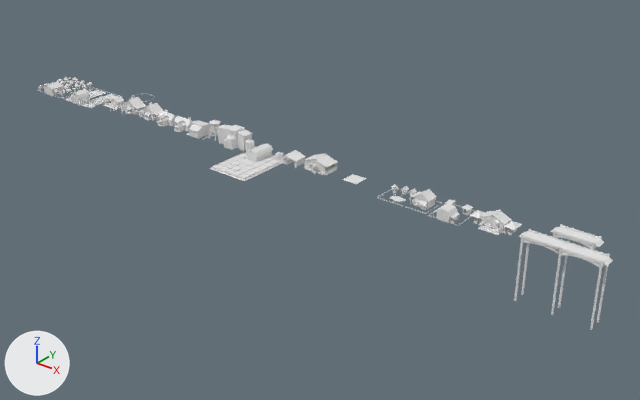
Renders of the FBX model Assets/Art/Meshes/Buildings.fbx from each side of a commit.
Rendered twice from a camera (50 mm lens) standing at (425.0, -269.0, 154.0) and looking at (199.0, 13.0, -21.0). Arrows for +X, +Y and +Z are at lower left; the lights stay in place. Vertices at the same position are counted once.

In view in the first picture: 'Cube.011', 'Farm.001', 'FinalPoint.001', 'Garage.001', 'bridge large .001', 'bridge.001', 'cafe.001', 'chicken farm.001', 'cowshed.001', 'fishLodge.001', 'garden.001', 'house1', 'house1.001', 'house2', 'house2.001', 'lab.001', 'pumping station.001', 'shop1.001', 'water tower.001'.
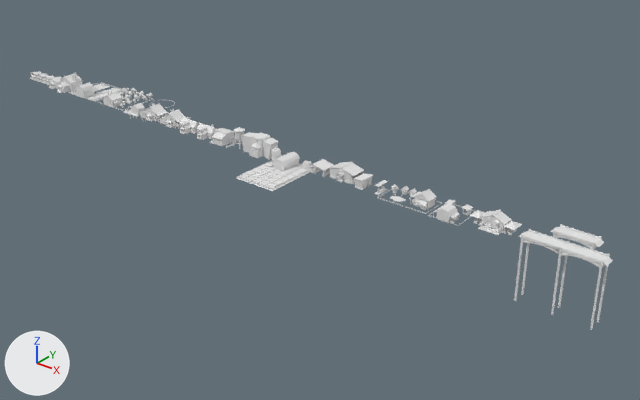
The newer file is also turned or shifted as a whole; pictures and numbers use the older file's frame.

Diff of the bpy script that builds the scene:
```diff
--- a/Assets/Art/Meshes/Buildings.fbx.py
+++ b/Assets/Art/Meshes/Buildings.fbx.py
@@ me_plane_013 @@
-me_plane_013.from_pydata(...)  # 576 vertices, 417 faces; spans x -4.16..3.76, y -3.13..4.01, z -0.11..4.48
+me_plane_013.from_pydata(...)  # 499 vertices, 364 faces; spans x 11.29..19.21, y -3.13..4.01, z -0.11..4.48
+# me_plane_013 part 1: a new loose piece of 219 vertices spanning x 11.29..18.96, y -3.13..4.01, z -0.11..4.48, in mat_mainmat (white #e7e7e7)
+# me_plane_013 part 2: the loose piece of 296 vertices spanning x -4.16..3.51, y -3.13..4.01, z -0.11..4.48 is deleted
 me_plane_013.materials.append(mat_mainmat)
@@ me_cylinder_097 @@
 me_cylinder_097.from_pydata(...)  # 18577 vertices, 19912 faces; spans x -10.8..10.5, y -11.4..10.2, z 0.0..5.9
+# me_cylinder_097 part 3: the whole mesh is moved by (38.5, 8.1, 0.0)
 me_cylinder_097.materials.append(mat_mainmat)
@@ ob_finalpoint_001 @@
-ob_finalpoint_001 = bpy.data.objects.new('FinalPoint.001', me_cube_024)
@@ ob_fishlodge_001 @@
 ob_fishlodge_001 = bpy.data.objects.new('fishLodge.001', me_cube_140)
-ob_fishlodge_001.location = (77.7, 0.0, 0.0)
+ob_fishlodge_001.location = (93.2, 0.0, 0.0)
@@ ob_house1 @@
 ob_house1 = bpy.data.objects.new('house1', me_cube_051)
-ob_house1.location = (126.8, 0.0, 0.0)
+ob_house1.location = (142.3, 0.0, 0.0)
@@ ob_pumping_station_001 @@
 ob_pumping_station_001 = bpy.data.objects.new('pumping station.001', me_cube_047)
-ob_pumping_station_001.location = (137.5, 0.0, 0.0)
+ob_pumping_station_001.location = (153.0, 0.0, 0.0)
@@ ob_shop1_001 @@
 ob_shop1_001 = bpy.data.objects.new('shop1.001', me_cube_025)
-ob_shop1_001.location = (207.7, 0.0, -0.1)
+ob_shop1_001.location = (221.6, 0.0, -0.1)
@@ ob_cube_011 @@
-ob_cube_011 = bpy.data.objects.new('Cube.011', me_cube_228)
@@ ob_house2 @@
 ob_house2 = bpy.data.objects.new('house2', me_cube_078)
-ob_house2.location = (103.8, 0.0, 0.0)
+ob_house2.location = (119.3, 0.0, 0.0)
@@ ob_house2_001 @@
 ob_house2_001 = bpy.data.objects.new('house2.001', me_cube_074)
-ob_house2_001.location = (90.1, 0.0, 0.0)
+ob_house2_001.location = (105.6, 0.0, 0.0)
@@ ob_farm_001 @@
 ob_farm_001 = bpy.data.objects.new('Farm.001', me_plane_012)
-ob_farm_001.location = (182.3, 0.0, 0.0)
+ob_farm_001.location = (197.8, 0.0, 0.0)
@@ ob_house1_001 @@
 ob_house1_001 = bpy.data.objects.new('house1.001', me_cube_075)
-ob_house1_001.location = (115.4, 0.0, 0.0)
+ob_house1_001.location = (130.8, 0.0, 0.0)
@@ ob_water_tower_001 @@
 ob_water_tower_001 = bpy.data.objects.new('water tower.001', me_cylinder_021)
-ob_water_tower_001.location = (147.4, 0.0, 0.0)
+ob_water_tower_001.location = (162.8, 0.0, 0.0)
@@ ob_lab_001 @@
 ob_lab_001 = bpy.data.objects.new('lab.001', me_circle_005)
-ob_lab_001.location = (160.7, 0.0, 0.0)
+ob_lab_001.location = (176.2, 0.0, 0.0)
@@ ob_canning_factory_001 @@
+ob_canning_factory_001 = bpy.data.objects.new('canning factory.001', me_cube_216)  # 895 vertices, 704 faces; spans x -4.94..4.94, y -5.53..8.91, z -0.03..9.14; in mat_mainmat (white #e7e7e7)
+ob_canning_factory_001.location = (36.4, 0.0, 0.0)
@@ ob_car_service_shop @@
+ob_car_service_shop = bpy.data.objects.new('car service shop', me_cube_189)  # 431 vertices, 309 faces; spans x -3.86..3.89, y -4.27..2.65, z 0.02..5.31; in mat_mainmat (white #e7e7e7)
+ob_car_service_shop.location = (27.7, 0.0, 0.0)
@@ ob_gas1_001 @@
+ob_gas1_001 = bpy.data.objects.new('gas1.001', me_cube_028)  # 249 vertices, 206 faces; spans x -7.22..4.85, y -3.6..3.59, z 0.02..4.66; in mat_mainmat (white #e7e7e7)
+ob_gas1_001.location = (237.1, 0.0, 0.0)
@@ ob_car_service @@
+ob_car_service = bpy.data.objects.new('car service', me_cube_188)  # 376 vertices, 272 faces; spans x -8.6..8.7, y -1.9..2.8, z 0.0..4.9; in mat_mainmat (white #e7e7e7)
+ob_car_service.location = (14.9, 0.0, 0.0)
@@ ob_garden_veg @@
+ob_garden_veg = bpy.data.objects.new('garden veg', me_cube_228_1)  # 6068 vertices, 5269 faces; spans x -10.7..10.6, y -3.5..18.2, z -0.2..6.5; in mat_mainmat (white #e7e7e7)
+ob_garden_veg.location = (51.9, 0.0, 0.0)
@@ ob_wheels_002 @@
+ob_wheels_002 = bpy.data.objects.new('wheels.002', me_plane_044)  # 163 vertices, 113 faces; spans x -1.232..-0.448, y -1.408..-0.629, z -0.087..0.526; in mat_mainmat (white #e7e7e7)
+ob_wheels_002.location = (6.0, 0.0, 0.0)
```

Changed parts and their boxes [x1, y1, x2, y2] in the pictures (640 x 400 px):
'Farm.001', moved
    before: [210, 139, 285, 181]
    after: [237, 147, 313, 191]
'lab.001', moved
    before: [216, 125, 252, 151]
    after: [241, 132, 278, 160]
'garden.001', mesh moved
    before: [37, 77, 95, 99]
    after: [95, 88, 154, 111]
'shop1.001', moved
    before: [303, 153, 337, 175]
    after: [329, 162, 364, 184]
'pumping station.001', moved
    before: [186, 120, 213, 138]
    after: [210, 128, 236, 146]
'house2.001', moved
    before: [120, 97, 146, 115]
    after: [141, 103, 168, 122]
'house2', moved
    before: [138, 102, 165, 122]
    after: [159, 109, 187, 129]
'Cube.011', deleted
    before: [63, 88, 123, 108]
'garden veg', added
    after: [68, 82, 122, 101]
'Garage.001', reshaped
    before: [282, 150, 306, 168]
    after: [310, 159, 334, 177]
'house1.001', moved
    before: [157, 110, 177, 127]
    after: [180, 117, 199, 134]
'house1', moved
    before: [173, 116, 192, 132]
    after: [197, 123, 216, 140]
'fishLodge.001', moved
    before: [103, 96, 126, 116]
    after: [124, 103, 146, 122]
'canning factory.001', added
    after: [57, 72, 83, 93]
'gas1.001', added
    after: [354, 173, 388, 195]
'water tower.001', moved
    before: [209, 120, 220, 141]
    after: [233, 127, 245, 149]
'car service', added
    after: [30, 71, 54, 85]
'FinalPoint.001', deleted
    before: [343, 174, 367, 184]
'car service shop', added
    after: [48, 76, 62, 89]
part 1 of me_plane_013, added
    after: [310, 159, 334, 176]
part 2 of me_plane_013, deleted
    before: [282, 150, 306, 166]
